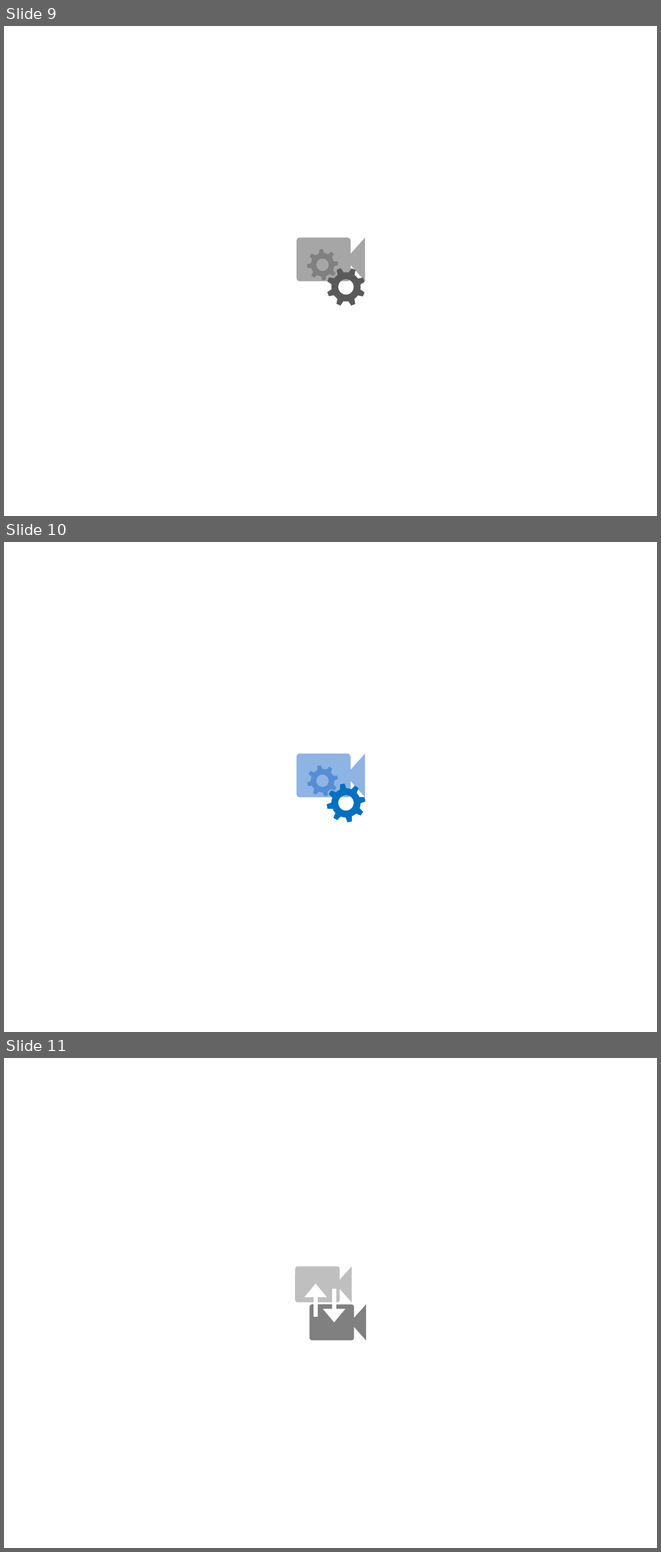
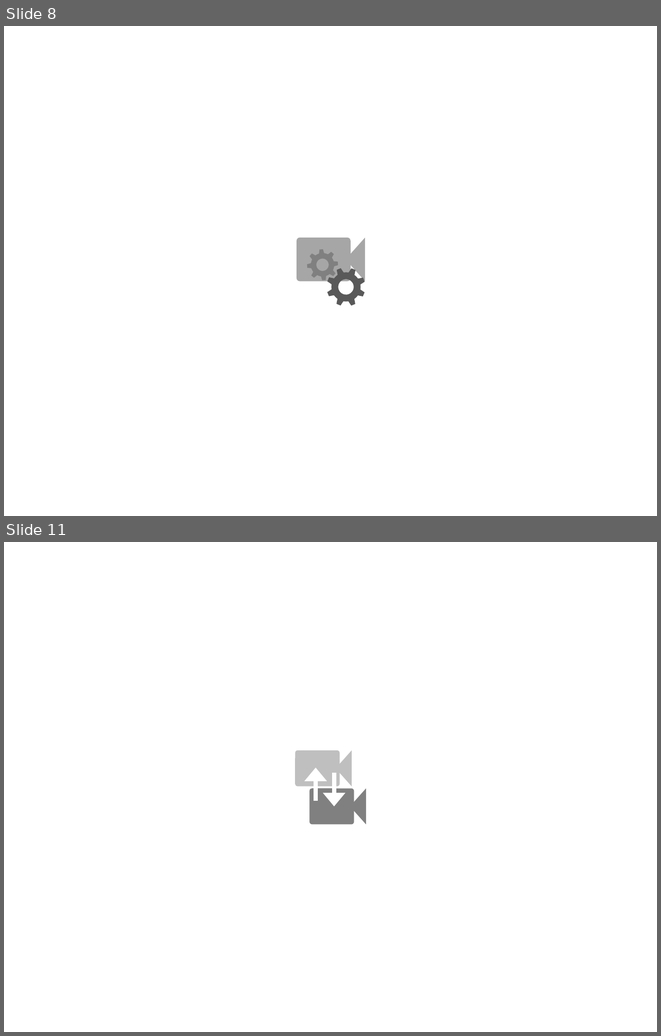
Before and after one commit to YinshengGuo/WinduVision, a slide deck: icons/icons.pptx. Shown one above the other, each under a label of ours: slides 9, 10 and 11 before the commit, slides 8 and 11 after it; the slides between them are not shown. The pictures are 661x1552 and 661x1036 pixels, drawn with LibreOffice and Linux fonts; fonts in the diff are those of the drawing. Boxes give left, top, right and bottom in pixels: in the first picture for what was removed or moved away, otherwise in the second. Text is boxed around its words. In the diff, an @@ line names an element or a change of style, - is before the commit and + after.

```diff
--- a/icons/icons.pptx
+++ b/icons/icons.pptx
@@ slide 10 removed at <box>4,542,657,1032</box>, background #FFFFFF @@
@@ rounded rectangle removed at <box>297,753,351,797</box> @@
@@ trapezoid removed at <box>350,753,365,797</box> @@
@@ group removed at <box>307,765,338,796</box>: 8 flow chart manual operations, 1 donut @@
@@ group removed at <box>327,783,365,822</box>: 8 flow chart manual operations, 1 donut @@
@@ what was slide 9 is now slide 8 @@
```
Also in this commit, not shown: 2 slides added, 1 other slide removed, 12 other files.
